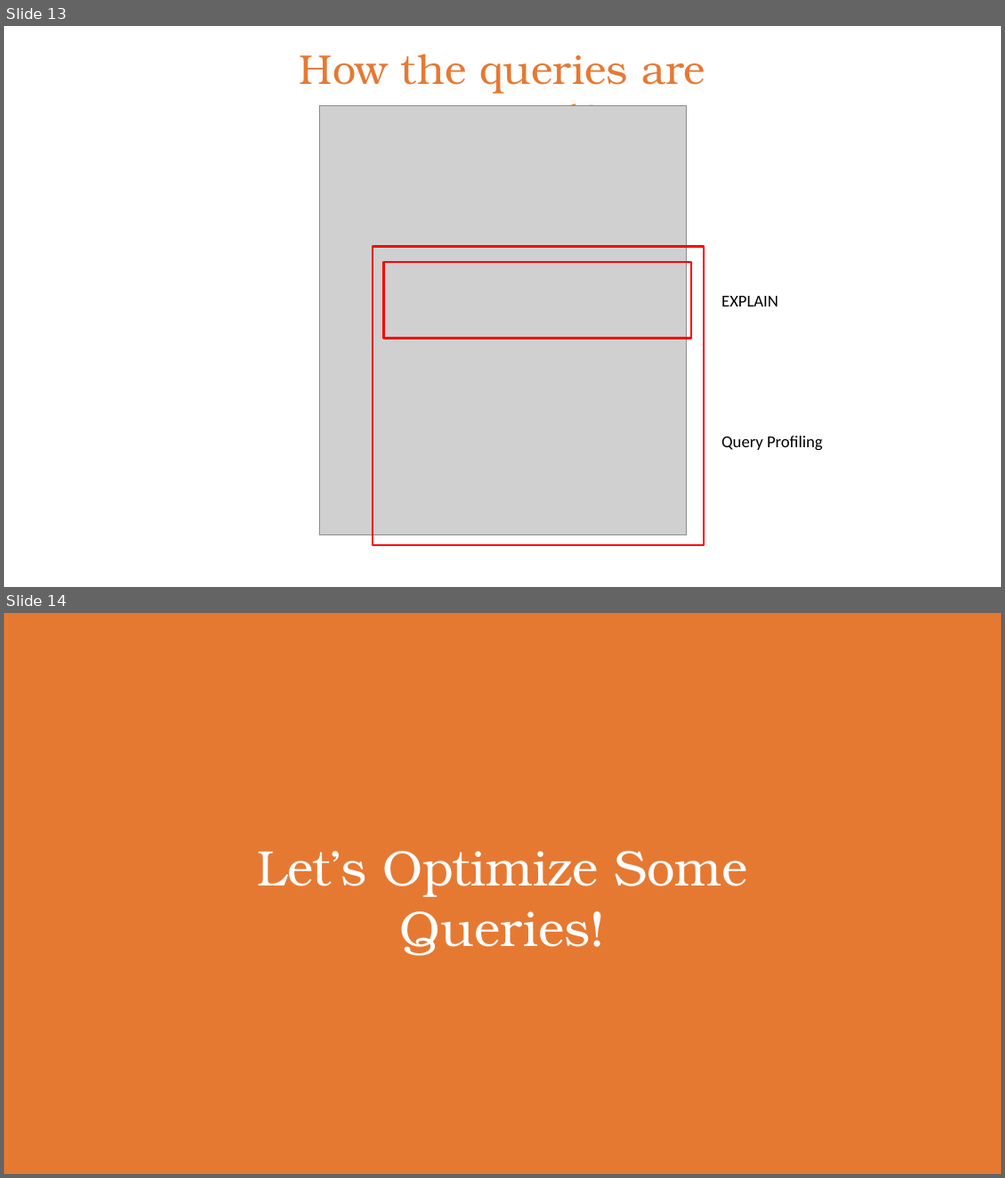
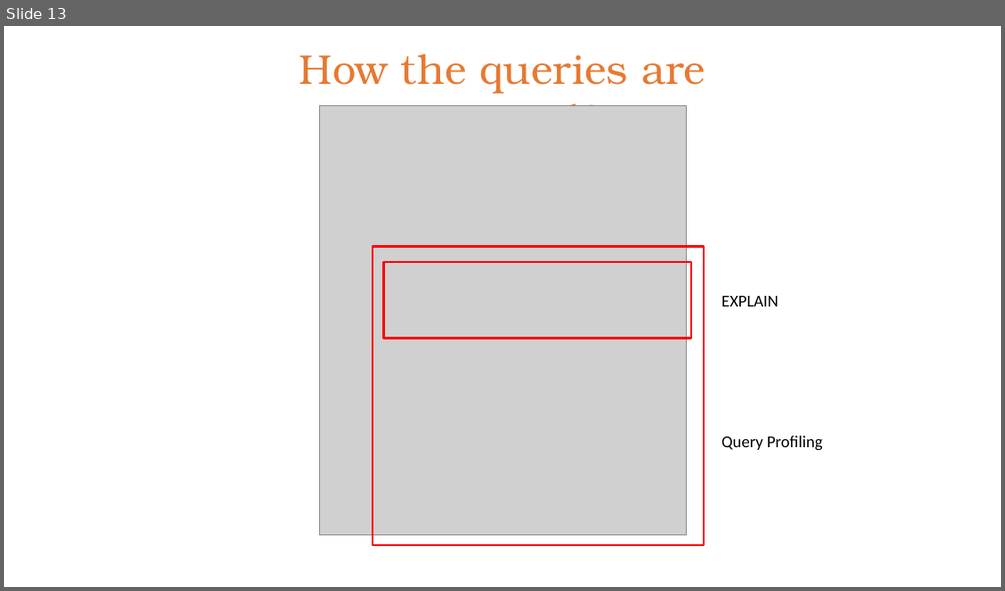
Before and after one commit to arunadis/rdbms_101, a slide deck: presentations/RDBMS_101.pptx. Shown one above the other, each under a label of ours: slides 13 and 14 before the commit, slide 13 after it. The pictures are 1005x1178 and 1005x591 pixels, drawn with LibreOffice and Linux fonts; fonts in the diff are those of the drawing; grey boxes stand for pictures. Boxes give left, top, right and bottom in pixels: in the first picture for what was removed or moved away, otherwise in the second. Text is boxed around its words. In the diff, an @@ line names an element or a change of style, - is before the commit and + after.

```diff
--- a/presentations/RDBMS_101.pptx
+++ b/presentations/RDBMS_101.pptx
@@ slide 14 removed at [4, 613, 1001, 1174], background #E67932 @@
@@ text removed at [258, 851, 747, 956] @@
-Let’s Optimize Some Queries!
```
Also in this commit, not shown: 7 slides changed, 1 slide added, 2 other files.
